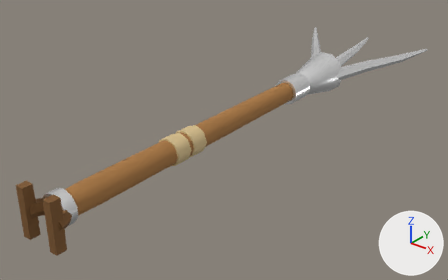
Before and after pictures for a commit that changed the glTF model public/models/pitchfork.glb.
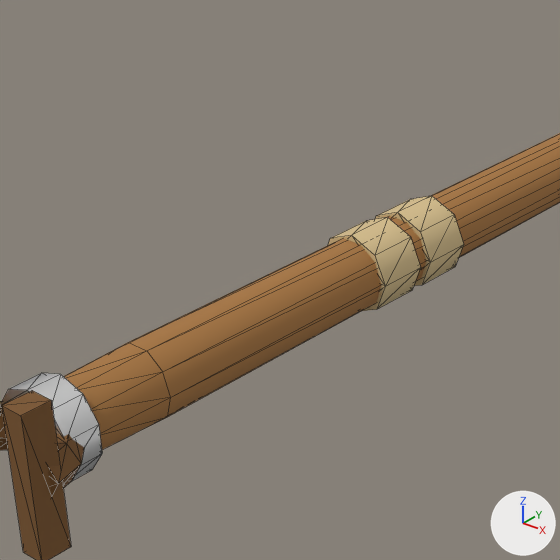
There are two pictures of each version: one whole from a 50 mm lens placed at (0.89, -0.616, 0.644), pointed at (-0.031, 0.535, -0.069), one close up on the part from 9% to 54% of the width and 20% to 91% of the height. The axes (+X, +Y, +Z) are drawn at lower right. The lights are the same throughout. The last two pictures show the newer version. The close-ups show mesh edges as thin lines. Where no turn or scale is listed for an object, it has been applied to the vertices. Vertices at exactly the same position are counted once.

Objects in the first close-up: 'Pitchfork'.
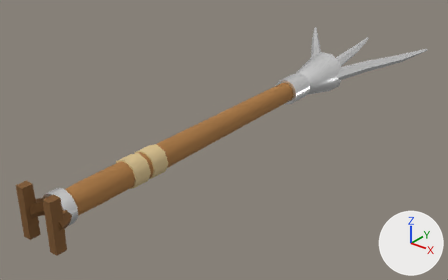
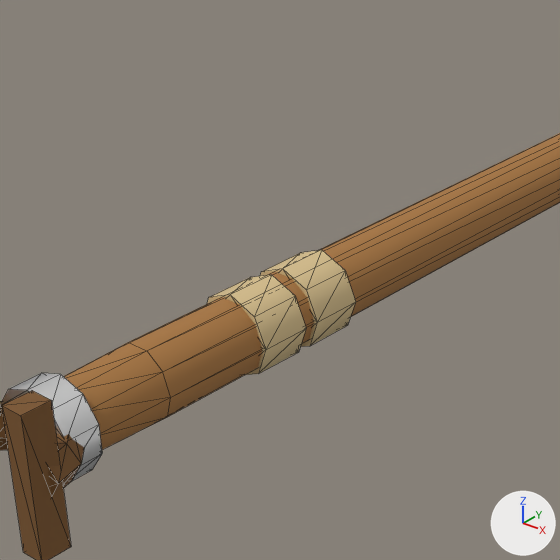
What changed in the scene script:
```text
Change me_pitchfork:
    where me_pitchfork.from_pydata(...)  # 273 vertices, 498 faces; spans x -0.207..0.207, y -0.669..0.669, z -0.059..0.059
    used by ob_pitchfork; location = (0.0, 0.602, 0.0)
    me_pitchfork part 1: the loose piece of 16 vertices spanning x -0.035..0.035, y -0.311..-0.268, z -0.035..0.035 is moved by (0.0, -0.132, 0.0)
    me_pitchfork part 2: the loose piece of 16 vertices spanning x -0.035..0.035, y -0.256..-0.213, z -0.035..0.035 is moved by (0.0, -0.132, 0.0)
```

Where the change shows, as pixel boxes (x1, y1, x2, y2) in the close-ups (560 x 560 px; the box of a moved part takes in the faces that stretch with it):
part 1 of me_pitchfork, moved or reshaped
    before: (328, 217, 421, 311)
    after: (207, 275, 306, 375)
part 2 of me_pitchfork, moved or reshaped
    before: (375, 196, 464, 286)
    after: (260, 250, 356, 347)
